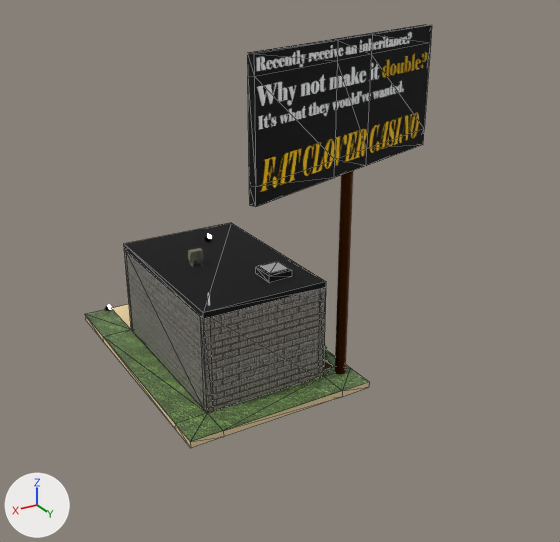
The glTF model Gangsta Wizards/Main/BUILDINGS/Business/Funeral Home.glb: old version first, new version second.
Both versions are drawn from a 50 mm lens placed at (15.1, 30.8, 19.2), pointed at (-1.5, 3.2, 5.4). The axes (+X, +Y, +Z) are drawn at lower left. The lights are the same throughout. The picture after the commit comes second. Mesh edges are drawn as thin lines on the coarser meshes. Where no turn or scale is listed for an object, it has been applied to the vertices.

In view in the first picture: 'BillboardBack', 'BillboardText', 'Floor & Site', 'Roof', 'Support', 'Walls' and 3 more.
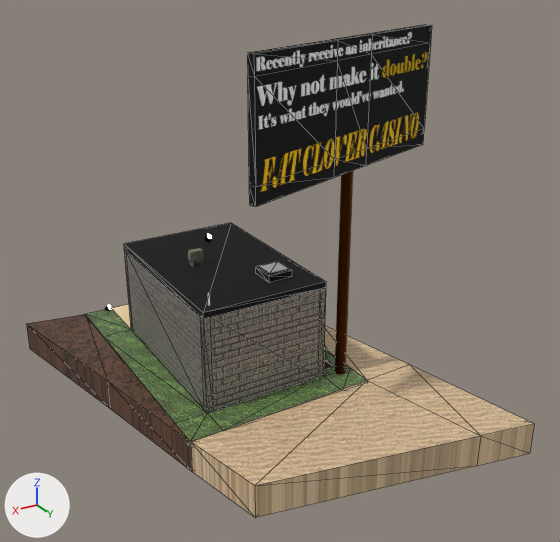
The edits, one by one:
Picture 'Dirt' (img_dirt) is new.
Picture 'Sand' (img_sand) is new.
Material 'Dirt.001' (mat_dirt_001) is new.
Its texture is img_dirt.
Material 'Sand' (mat_sand) is new.
Its texture is img_sand.
Mesh me_cube_006 is new.
It has 24 vertices, 40 faces and spans x 122.8..138.9, y 357.2..377.8, z 31.6..33.1.
Faces by material slot: [12, 28].
It uses material mat_dirt_001 (picture img_dirt).
It uses material mat_sand (picture img_sand).
Object 'Undeveloped Land.001' (ob_undeveloped_land_001) is new; it shows me_cube_006.
Its location is (-131.34, -365.39, -32.97).

Boxes (x1, y1, x2, y2) around the edits, measured in the pictures (560 x 542 px):
'Undeveloped Land.001', added (beige): after (26, 315, 534, 518)
    faces in mat_sand (picture img_sand): (191, 326, 534, 518)
    faces in mat_dirt_001 (picture img_dirt): (26, 315, 192, 472)
